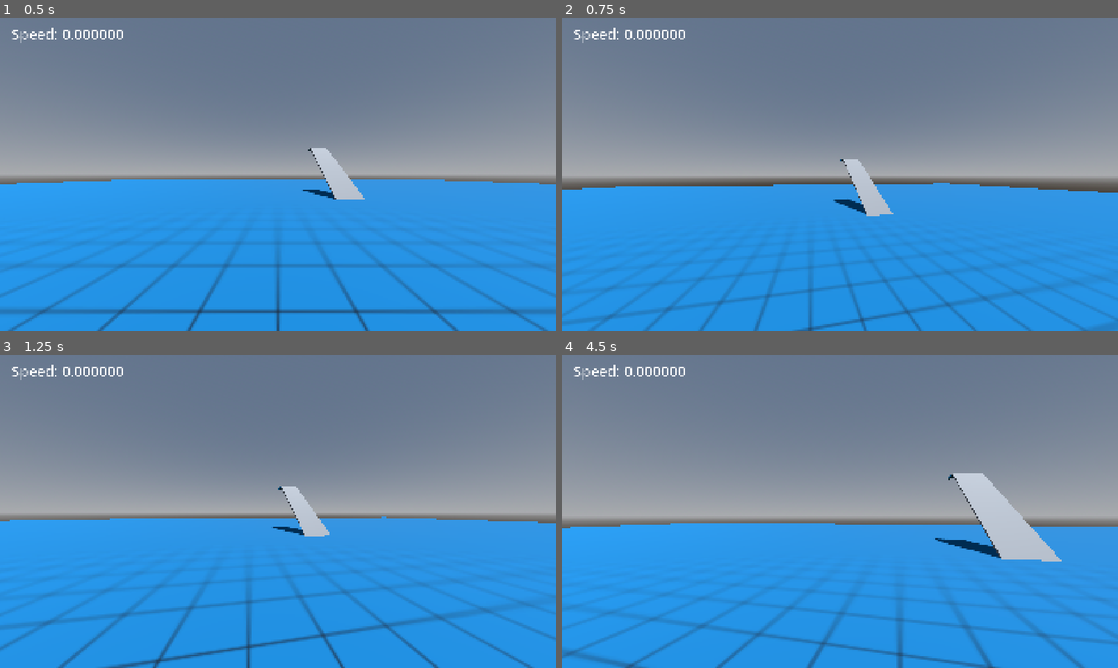
Above: before the commit, frames 1-4 (two rows, left to right).
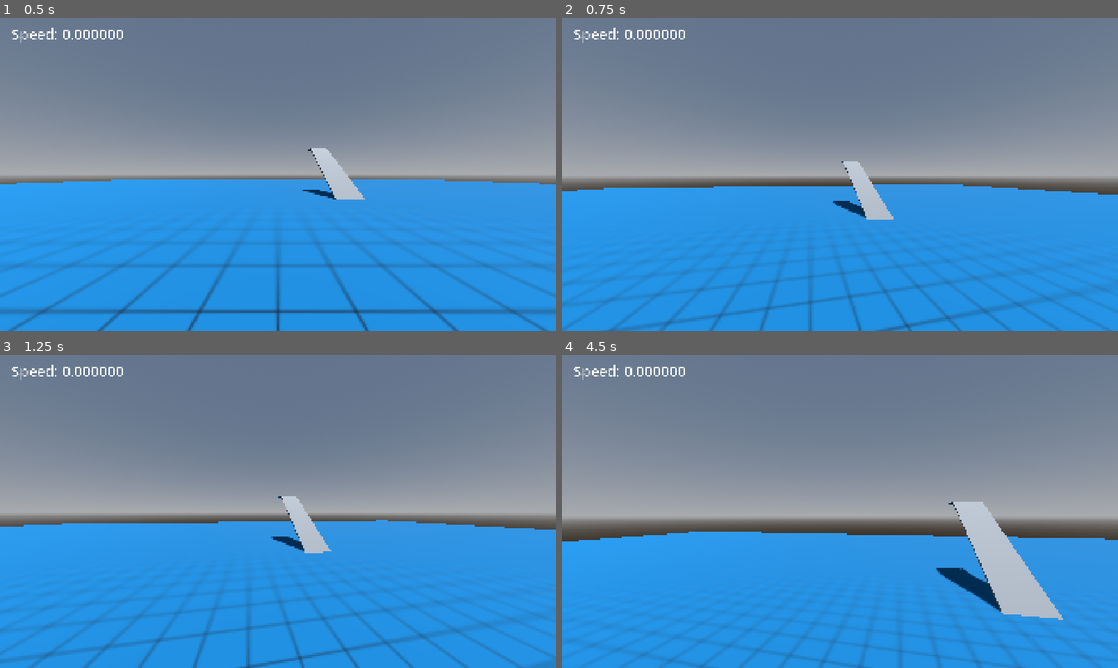
Above: after the commit, the same moments.

Repository: BilgiPasa/3d-first-person-movement-3
Game: Godot game, scene res://Scenes/main_scene.tscn
Two runs of this game, one before a commit and one after it. Both use one fixed random seed, a clock stepped at 60 frames per second and the inputs below.
Inputs (mouse positions are in pixels of both pictures, inside the frame that each line leads up to):
- Up to frame 1 (0.5 s): no input
- Up to frame 2 (0.75 s): tap Enter at 0.5 s; move the mouse to (867, 174) at 0.52 s; hold W (move_forward) from 0.53 s (still down); hold Space (jump) from 0.53 s (still down)
- Up to frame 3 (1.25 s): keep holding W (move_forward); keep holding Space (jump)
- Up to frame 4 (4.5 s): keep holding W (move_forward); move the mouse to (812, 511) at 1.27 s; release Space (jump) at 1.28 s; tap C (camera_zoom) at 1.35, 4.35 s; tap Space (jump) at 1.52, 1.55, 1.82, 2.3, 3.02, 3.05, 3.32 s; move the mouse to (851, 505) at 2.02 s; hold Shift (crouch) 2.03-2.78 s; move the mouse to (834, 517) at 2.77 s; tap R (run) at 2.85 s; move the mouse to (878, 514) at 3.52 s; hold Space (jump) 3.53-4.28 s; move the mouse to (795, 508) at 4.27 s

Frame 1 is identical in both runs. In frame 2, 5.3% of the frame differs, in the area x 0-100%, y 45-100%; in frame 3, 7.3%; in frame 4, 11%, in the area x 0-100%, y 37-100%.

Commit message:
Add linear_damp handling in player script, Update player scene and script, Update player_and_camera scene and script, Remove normal_environments scene, Add environments scene, Remove Globals autoload because it is not needed right now, Rename the first layer, Update to version 0.3

Diff:
--- a/Scenes/normal_environment.tscn
+++ b/Scenes/environment.tscn
@@ -32,10 +32,11 @@
 [sub_resource type="BoxShape3D" id="BoxShape3D_7lsjx"]
 size = Vector3(2, 0.1, 2)
 
-[node name="NormalEnvironment" type="Node3D" unique_id=2118310843]
+[node name="Environment" type="Node3D" unique_id=2118310843]
 
 [node name="MainGround" type="StaticBody3D" parent="." unique_id=737079153]
 transform = Transform3D(1, 0, 0, 0, 1, 0, 0, 0, 1, 0, -0.05, 0)
+collision_mask = 0
 physics_material_override = ExtResource("1_r42gm")
 
 [node name="MeshInstance3D" type="MeshInstance3D" parent="MainGround" unique_id=2055585675]
@@ -46,6 +47,7 @@
 
 [node name="Ramp1" type="StaticBody3D" parent="." unique_id=1396985660]
 transform = Transform3D(1, 8.742278e-08, 1.5142069e-07, 0, 0.8660254, -0.5, -1.7484555e-07, 0.5, 0.8660254, 5, 2.45, -15)
+collision_mask = 0
 physics_material_override = ExtResource("1_r42gm")
 
 [node name="MeshInstance3D" type="MeshInstance3D" parent="Ramp1" unique_id=754491469]
@@ -56,6 +58,7 @@
 
 [node name="SmallPlatform" type="StaticBody3D" parent="." unique_id=796699435]
 transform = Transform3D(1, 0, 0, 0, 1, 0, 0, 0, 1, 5, 4.943, -20.305)
+collision_mask = 0
 physics_material_override = ExtResource("1_r42gm")
 
 [node name="MeshInstance3D" type="MeshInstance3D" parent="SmallPlatform" unique_id=807366739]
--- a/Scenes/main_scene.tscn
+++ b/Scenes/main_scene.tscn
@@ -3,7 +3,7 @@
 [ext_resource type="PackedScene" uid="uid://cx3nf532photv" path="res://Scenes/player_and_camera.tscn" id="1_52fb6"]
 [ext_resource type="Script" uid="uid://y0aegwbe0ac2" path="res://Scripts/main_scene.gd" id="1_jv6wh"]
 [ext_resource type="PackedScene" uid="uid://dgswa7otbkuth" path="res://Scenes/pause_menu.tscn" id="2_6l7je"]
-[ext_resource type="PackedScene" uid="uid://2ipg0oj6jbv1" path="res://Scenes/normal_environment.tscn" id="4_x6ack"]
+[ext_resource type="PackedScene" uid="uid://2ipg0oj6jbv1" path="res://Scenes/environment.tscn" id="2_x6ack"]
 
 [sub_resource type="ProceduralSkyMaterial" id="ProceduralSkyMaterial_6l7je"]
 sky_horizon_color = Color(0.66224277, 0.6717428, 0.6867428, 1)
@@ -30,10 +30,10 @@
 transform = Transform3D(-0.8660254, -0.43301278, 0.25, 0, 0.49999997, 0.86602545, -0.50000006, 0.75, -0.43301266, 0, 0, 0)
 shadow_enabled = true
 
+[node name="Environment" parent="." unique_id=2118310843 instance=ExtResource("2_x6ack")]
+
 [node name="PlayerAndCamera" parent="." unique_id=1785156103 instance=ExtResource("1_52fb6")]
 transform = Transform3D(1, 0, 0, 0, 1, 0, 0, 0, 1, 0, 1, 0)
-
-[node name="NormalEnvironment" parent="." unique_id=2118310843 instance=ExtResource("4_x6ack")]
 
 [node name="CanvasLayer" type="CanvasLayer" parent="." unique_id=1161452187]
 
--- a/Scenes/player_and_camera.tscn
+++ b/Scenes/player_and_camera.tscn
@@ -29,17 +29,17 @@
 camera_holder = NodePath("CameraHolder")
 camera_position = NodePath("Player/CameraPosition")
 
-[node name="Player" type="RigidBody3D" parent="." unique_id=1419588242 node_paths=PackedStringArray("camera_position", "normal_grounded_area", "bump_area", "can_jump_timer", "jumping_timer")]
+[node name="Player" type="RigidBody3D" parent="." unique_id=1419588242 node_paths=PackedStringArray("camera_position", "grounded_area", "bump_area", "can_jump_timer", "jumping_timer")]
 collision_layer = 2
 physics_material_override = ExtResource("1_a5f1f")
 script = ExtResource("3_t5fc0")
-player_capsule_mesh = SubResource("CapsuleMesh_t5fc0")
-player_capsule_shape = SubResource("CapsuleShape3D_y4qkf")
+player_capsule_mesh = SubResource("CapsuleMesh_vu1q0")
+player_capsule_shape = SubResource("CapsuleShape3D_t5fc0")
 camera_position = NodePath("CameraPosition")
-normal_grounded_area = NodePath("NormalGroundedArea")
-norm_gded_area_sphere_shape = SubResource("SphereShape3D_vu1q0")
+grounded_area = NodePath("GroundedArea")
+grounded_area_sphere_shape = SubResource("SphereShape3D_y4qkf")
 bump_area = NodePath("BumpArea")
-bump_area_box_shape = SubResource("BoxShape3D_x0nc3")
+bump_area_box_shape = SubResource("BoxShape3D_2b1b8")
 can_jump_timer = NodePath("CanJumpTimer")
 jumping_timer = NodePath("JumpingTimer")
 
@@ -57,11 +57,11 @@
 
 [node name="JumpingTimer" type="Timer" parent="Player" unique_id=275346723]
 
-[node name="NormalGroundedArea" type="Area3D" parent="Player" unique_id=1541183036]
+[node name="GroundedArea" type="Area3D" parent="Player" unique_id=1541183036]
 transform = Transform3D(1, 0, 0, 0, 1, 0, 0, 0, 1, 0, -1, 0)
 collision_layer = 2
 
-[node name="CollisionShape3D" type="CollisionShape3D" parent="Player/NormalGroundedArea" unique_id=183150723]
+[node name="CollisionShape3D" type="CollisionShape3D" parent="Player/GroundedArea" unique_id=183150723]
 shape = SubResource("SphereShape3D_5s483")
 
 [node name="BumpArea" type="Area3D" parent="Player" unique_id=81583961]
--- a/Scripts/globals.gd
+++ /dev/null
@@ -1,3 +0,0 @@
-extends Node
-
-var dynamic_fov: bool = true
--- a/Scripts/player.gd
+++ b/Scripts/player.gd
@@ -7,6 +7,8 @@
 # Movement
 const NORMAL_SPEED: int = 9
 const RUN_SPEED: int = 12
+const GROUND_LINEAR_DAMP: int = 10
+const AIR_LINEAR_DAMP: float = 0.04
 const MIN: float = 0.1
 var move_speed: int
 var run_input: bool
@@ -19,7 +21,7 @@
 # Jump
 const CAN_JUMP_TIMER_SECONDS: float = 0.3
 const JUMPING_TIMER_SECONDS: float = 0.1
-var normal_jump_force: int = 10
+var jump_force: int = 12
 var can_jump: bool = true
 var jumping: bool = false
 var jump_input: bool
@@ -45,8 +47,8 @@
 var touching: bool
 
 # Ground Detection
-const GROUNDED_AREAS_SPHERE_RADIUS: float = 0.3
-var normal_grounded: bool
+const GROUNDED_AREA_SPHERE_RADIUS: float = 0.3
+var grounded: bool
 
 # Bump Detection
 const BUMP_AREA_BOX_SIZE: Vector3 = Vector3(0.6, 1.1, 0.1)
@@ -64,8 +66,8 @@
 @export var player_capsule_mesh: CapsuleMesh
 @export var player_capsule_shape: CapsuleShape3D
 @export var camera_position: Node3D
-@export var normal_grounded_area: Area3D
-@export var norm_gded_area_sphere_shape: SphereShape3D # Normal Grounded Area Sphere Shape
+@export var grounded_area: Area3D
+@export var grounded_area_sphere_shape: SphereShape3D
 @export var bump_area: Area3D
 @export var bump_area_box_shape: BoxShape3D
 @export var can_jump_timer: Timer
@@ -82,8 +84,8 @@
 	player_capsule_shape.height = PLAYER_HEIGHT
 	player_capsule_shape.radius = PLAYER_RADIUS
 	camera_position.position.y = (PLAYER_HEIGHT / 2) - 0.25
-	normal_grounded_area.position.y = -(PLAYER_HEIGHT / 2)
-	norm_gded_area_sphere_shape.radius = GROUNDED_AREAS_SPHERE_RADIUS
+	grounded_area.position.y = -(PLAYER_HEIGHT / 2)
+	grounded_area_sphere_shape.radius = GROUNDED_AREA_SPHERE_RADIUS
 	bump_area.position.z = -(PLAYER_RADIUS / 2)
 	bump_area_box_shape.size = BUMP_AREA_BOX_SIZE
 	can_jump_timer.wait_time = CAN_JUMP_TIMER_SECONDS
@@ -99,22 +101,20 @@
 	crouch_input = Input.is_action_pressed("crouch")
 	jump_input = Input.is_action_pressed("jump")
 
-# * Handle physics
+# * Handle things about forces, velocity and rotation
+# Don't use the "_state" because it does not work as I wanted.
 func _integrate_forces(_state: PhysicsDirectBodyState3D) -> void:
 	rotation_degrees.y = degrees_to_rotate
 	jump()
 	move_speed_control()
 
 func jump() -> void:
-	if jump_input && can_jump && !jumping && ((touching && normal_grounded) || (!normal_grounded && coyote_time_counter > 0)):
-		execute_jump(normal_jump_force)
-
-func execute_jump(jump_force: int) -> void:
-	can_jump = false
-	jumping = true
-	linear_velocity.y = jump_force
-	can_jump_timer.start()
-	jumping_timer.start()
+	if jump_input && can_jump && !jumping && ((touching && grounded) || (!grounded && coyote_time_counter > 0)):
+		can_jump = false
+		jumping = true
+		linear_velocity.y = jump_force
+		can_jump_timer.start()
+		jumping_timer.start()
 
 func _on_can_jump_timer_timeout() -> void:
 	# Reset can_jump and reset the timer
@@ -149,19 +149,26 @@
 # * Handle other things
 func _physics_process(delta: float) -> void:
 	touching = get_contact_count() > 0
-	normal_grounded = normal_grounded_area.has_overlapping_bodies()
+	grounded = grounded_area.has_overlapping_bodies()
 	bumping = bump_area.has_overlapping_bodies()
 	coyote_time(delta)
+	handle_linear_damp()
 	current_state = player_state_machine(current_state)
 
 func coyote_time(physics_process_delta: float) -> void:
-	if normal_grounded:
+	if grounded:
 		coyote_time_counter = COYOTE_TIME_SECONDS
 	elif coyote_time_counter <= 0:
 		coyote_time_counter = 0
 	else:
 		coyote_time_counter -= physics_process_delta
 
+func handle_linear_damp():
+	if grounded && !jumping:
+		linear_damp = GROUND_LINEAR_DAMP
+	else:
+		linear_damp = AIR_LINEAR_DAMP
+
 func player_state_machine(state: States) -> States:
 	if state == States.IDLE:
 		if is_moving_with_WASD():
@@ -194,7 +201,10 @@
 			if run_input:
 				return States.RUNNING
 			else:
-				return States.WALKING
+				if bumping:
+					return States.WALKING
+				else:
+					return States.RUNNING
 		else:
 			return States.IDLE
 	elif state == States.CROUCH_WALKING:
--- a/Scripts/player_and_camera.gd
+++ b/Scripts/player_and_camera.gd
@@ -16,6 +16,7 @@
 var sprint_fov: int
 var zoom_fov: float
 var zoom_sprint_fov: float
+var dynamic_fov: bool = true
 
 # Camera Zoom
 var zooming_speed: int = 12
@@ -54,7 +55,7 @@
 	if !zoom_input:
 		current_cam_rot_mult = NORMAL_CAM_ROT_MULT
 
-		if !(Globals.dynamic_fov && player.current_state == player.States.RUNNING):
+		if !(dynamic_fov && player.current_state == player.States.RUNNING):
 			if camera.fov > normal_fov - 0.01 && camera.fov < normal_fov + 0.01:
 				camera.fov = normal_fov
 			else:
@@ -69,7 +70,7 @@
 	else:
 		current_cam_rot_mult = ZOOMED_CAM_ROT_MULT
 
-		if !(Globals.dynamic_fov && player.current_state == player.States.RUNNING):
+		if !(dynamic_fov && player.current_state == player.States.RUNNING):
 			zoom_fov = normal_fov / 5.0
 
 			if camera.fov < zoom_fov + 0.01:
--- a/project.godot
+++ b/project.godot
@@ -11,14 +11,10 @@
 [application]
 
 config/name="3d-first-person-movement-3"
-config/version="0.2"
+config/version="0.3"
 run/main_scene="uid://vqg7uhh4omn8"
 config/features=PackedStringArray("4.7", "Forward Plus")
 config/icon="uid://bvutxnch1t6g1"
-
-[autoload]
-
-Globals="*uid://sxwqmag61nq2"
 
 [display]
 
@@ -79,7 +75,7 @@
 
 3d_render/layer_1="Default"
 3d_render/layer_2="Player"
-3d_physics/layer_1="NormalGround"
+3d_physics/layer_1="GroundLayer"
 3d_physics/layer_2="Player"
 
 [physics]
Not shown: 1 places in Scenes/player_and_camera.tscn that only renumber resources
Not shown, removed: Scripts/globals.gd.uid
